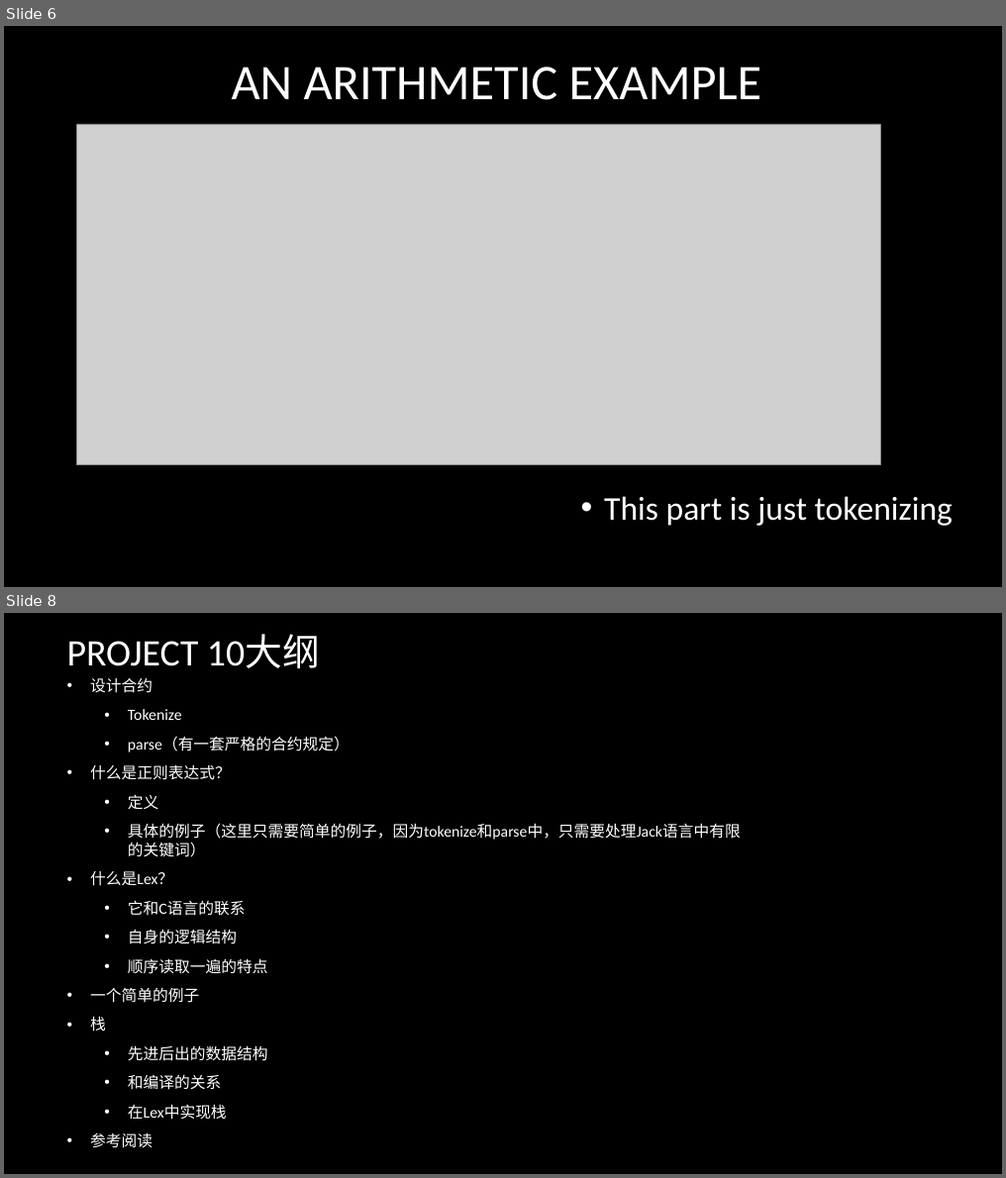
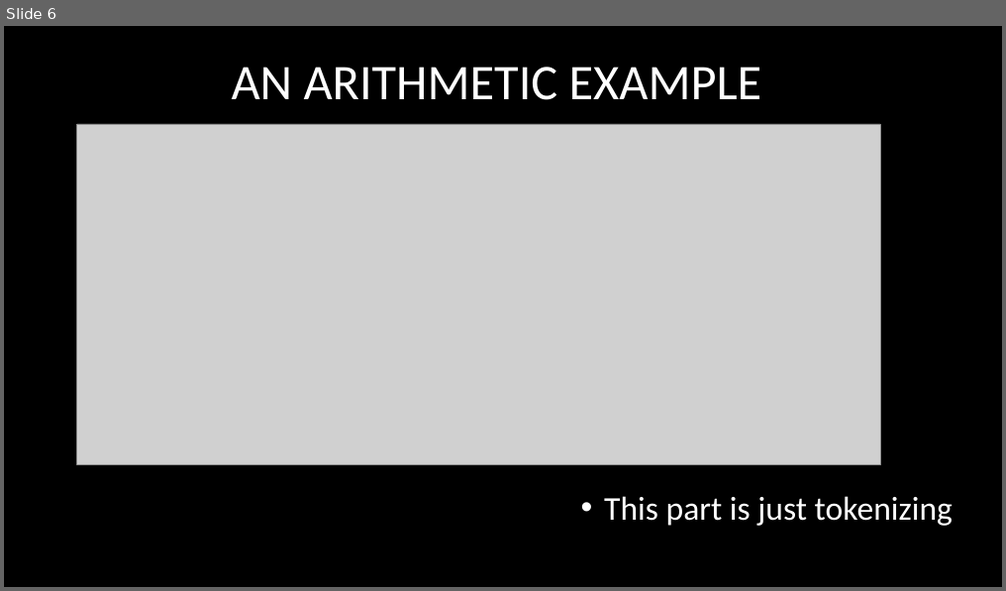
Before and after one commit to jisuansiwei2017/SDCT-2017-Fall, a slide deck: weekly_report/group1/report_group1_week9.pptx. Shown one above the other, each under a label of ours: slides 6 and 8 before the commit, slide 6 after it; the slides between them are not shown. The pictures are 1006x1178 and 1006x591 pixels, drawn with LibreOffice and Linux fonts; fonts in the diff are those of the drawing; grey boxes stand for pictures; background and template pictures are left out. Boxes give left, top, right and bottom in pixels: in the first picture for what was removed or moved away, otherwise in the second. Text is boxed around its words. In the diff, an @@ line names an element or a change of style, - is before the commit and + after.

```diff
--- a/weekly_report/group1/report_group1_week9.pptx
+++ b/weekly_report/group1/report_group1_week9.pptx
@@ slide 8 removed at (4,613,1002,1174), background picture (left out) @@
@@ title removed at (67,635,320,668) @@
-PROJECT 10大纲
@@ text removed at (90,709,741,1120) @@
-• 设计合约
-  • Tokenize
-  • parse（有一套严格的合约规定）
-• 什么是正则表达式？
-  • 定义
-  • 具体的例子（这里只需要简单的例子，因为tokenize和parse中，只需要处理Jack语言中有限的关键词）
-• 什么是Lex？
-  • 它和C语言的联系
-  • 自身的逻辑结构
-  • 顺序读取一遍的特点
-• 一个简单的例子
-• 栈
-  • 先进后出的数据结构
-  • 和编译的关系
-  • 在Lex中实现栈
-• 参考阅读
```
Also in this commit, not shown: 2 slides changed, 3 slides added, 1 other slide removed.
